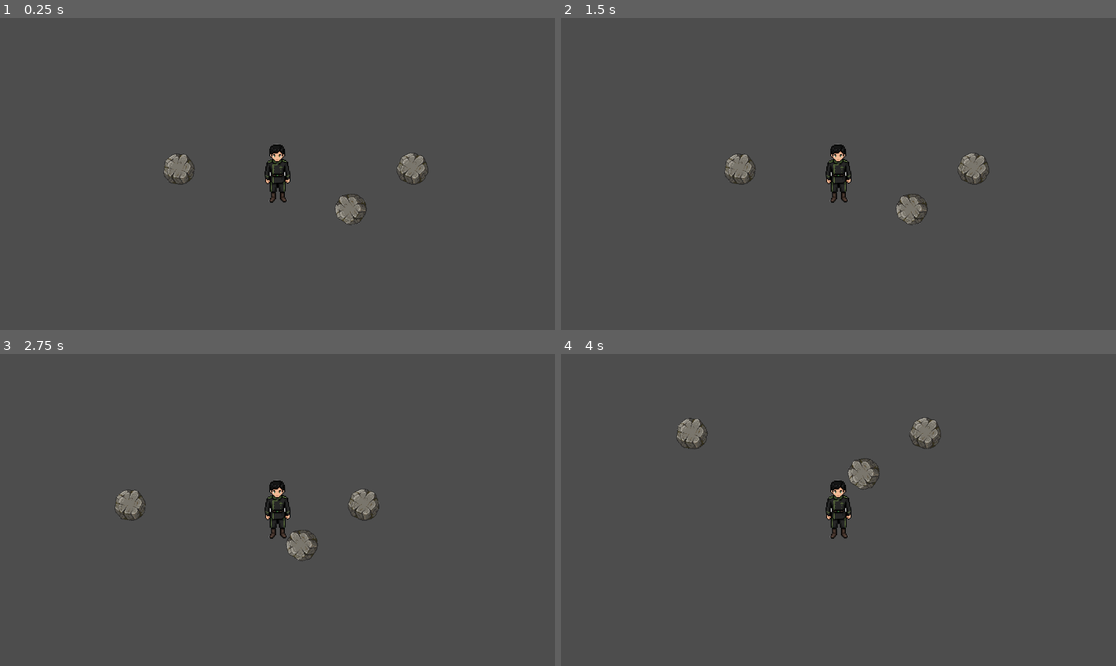
Above: before the commit, frames 1-4 (two rows, left to right).
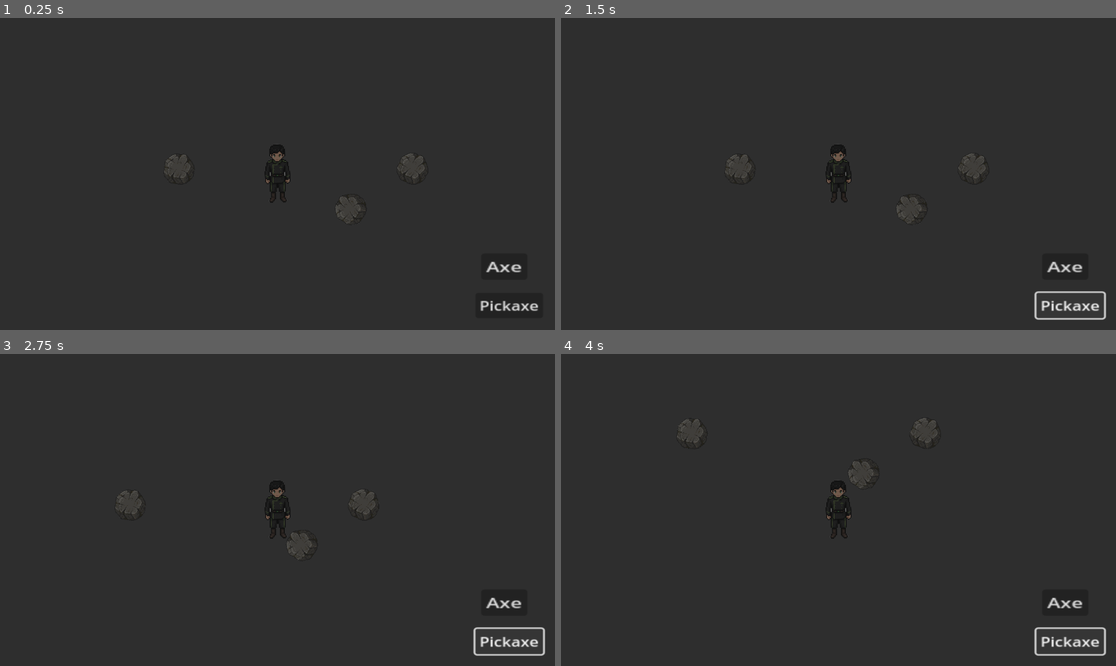
Above: after the commit, the same moments.

Repository: YuichiroRK/project-forge
Game: Godot game, scene res://scenes/World.tscn
Same seed, same stepped clock (60 frames per second), same inputs: the game is played once before the commit and once after it.
Inputs (mouse positions are in pixels of both pictures, inside the frame that each line leads up to):
- Up to frame 1 (0.25 s): no input
- Up to frame 2 (1.5 s): click (1066, 267) at 0.5 s, where only the run after the commit has a clickable "Axe"; click (1071, 305) at 1.25 s, where only the run after the commit has a clickable "Pickaxe"
- Up to frame 3 (2.75 s): tap Enter at 2 s; hold D (move_right) from 2.03 s (still down); hold E (interact) from 2.03 s (still down)
- Up to frame 4 (4 s): release D (move_right) at 2.78 s; release E (interact) at 2.78 s; hold S (move_down) 2.78-3.53 s; tap E (interact) at 2.85 s; hold D (move_right) from 3.53 s (still down); hold E (interact) from 3.53 s (still down)

The runs differ from the first frame. In frame 1, 99% of the frame differs, in the area x 0-100%, y 0-100%; in frame 2, 98%; in frame 3, 98%; in frame 4, 98%.
Error after the commit: Parse Error: There is already a variable named "label" declared in this scope. (res://scripts/InventoryUI.gd:39)

Commit message:
Update InventoryUI to show icons and durability

Diff:
--- a/client/scenes/InventoryUI.tscn
+++ b/client/scenes/InventoryUI.tscn
@@ -36,3 +36,6 @@
 offset_bottom = 602.0
 scale = Vector2(2.090022, 1.6826138)
 text = "Pickaxe"
+
+[connection signal="pressed" from="Give Axe" to="." method="_on_give_axe_pressed"]
+[connection signal="pressed" from="Give Pickaxe" to="." method="_on_give_pickaxe_pressed"]
--- a/client/scripts/InventoryUI.gd
+++ b/client/scripts/InventoryUI.gd
@@ -27,8 +27,24 @@
 		var label = Label.new()
 		var data = Globals.get_item(item.id)
 		if data:
-			label.text = data.name + " x" + str(item.amount)
-			grid_container.add_child(label)
+			var hbox = HBoxContainer.new()
+
+			var icon = TextureRect.new()
+			var tex_path = "res://assets/" + item.id + ".png"
+			if ResourceLoader.exists(tex_path):
+				icon.texture = load(tex_path)
+			icon.custom_minimum_size = Vector2(32, 32)
+			icon.expand_mode = TextureRect.EXPAND_IGNORE_SIZE
+
+			var label = Label.new()
+			if item.has("durability"):
+				label.text = data.name + " (" + str(item.durability) + "/" + str(data.max_durability) + ")"
+			else:
+				label.text = data.name + " x" + str(item.amount)
+
+			hbox.add_child(icon)
+			hbox.add_child(label)
+			grid_container.add_child(hbox)
 
 func _on_give_pickaxe_pressed():
 	if inventory:
